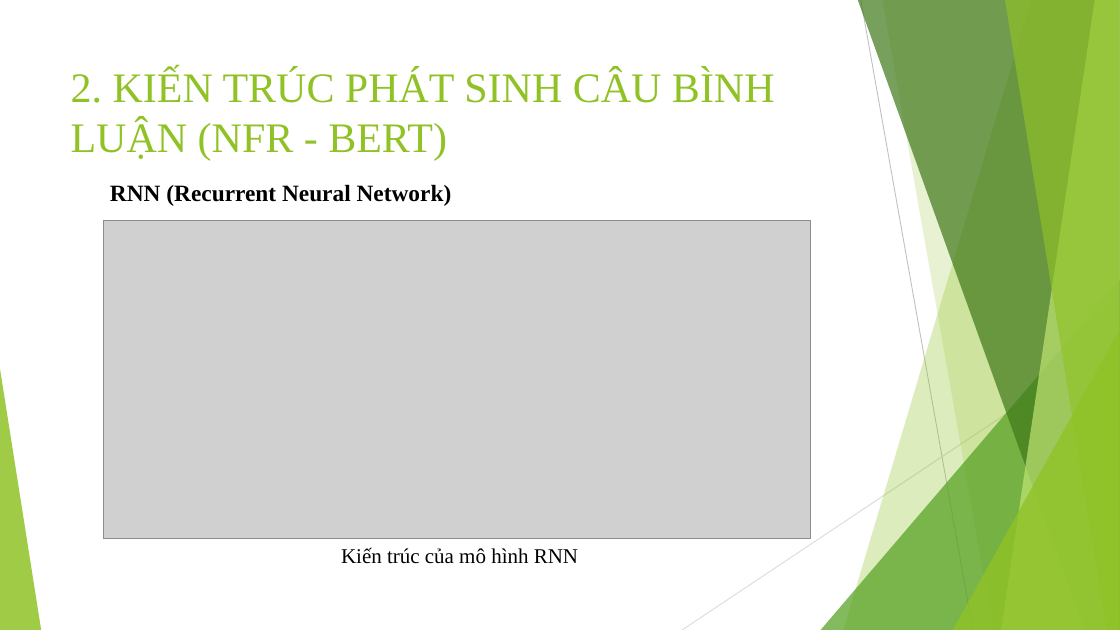
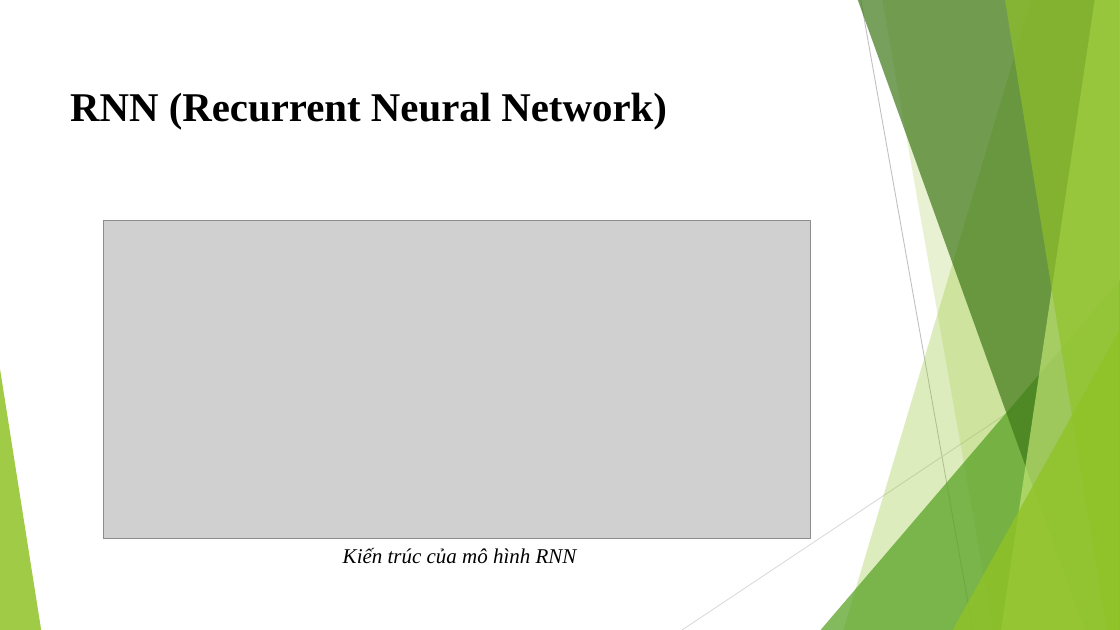
Before and after one commit to trungpham2701/TLCN-CommentGenerationForOutfit, a slide deck: slide 9 of BaoCaoTLCN.pptx (slide 6 before the commit). Drawn at 1120x630 pixels with LibreOffice and Linux fonts; fonts in the diff are those of the drawing; grey boxes stand for pictures. Boxes give left, top, right and bottom in pixels: in the first picture for what was removed or moved away, otherwise in the second. Text is boxed around its words. In the diff, an @@ line names an element or a change of style, - is before the commit and + after.

```diff
--- a/BaoCaoTLCN.pptx
+++ b/BaoCaoTLCN.pptx
@@ text "RNN (Recurrent Neural Network)": place and size @@
-text "RNN (Recurrent Neural Network)" at [110, 184, 452, 206]
+text "RNN (Recurrent Neural Network)" at [70, 92, 667, 129]
@@ text "RNN (Recurrent Neural Network)" at [70, 92, 667, 129]: size 20 to 35 pt @@
@@ title removed at [71, 69, 775, 160] @@
-2. KIẾN TRÚC PHÁT SINH CÂU BÌNH LUẬN (NFR - BERT)
@@ text "Kiến trúc của mô hình ..." at [343, 547, 577, 564]: italic on @@
```
Also in this commit, not shown: 16 other slides changed, 3 slides added.
